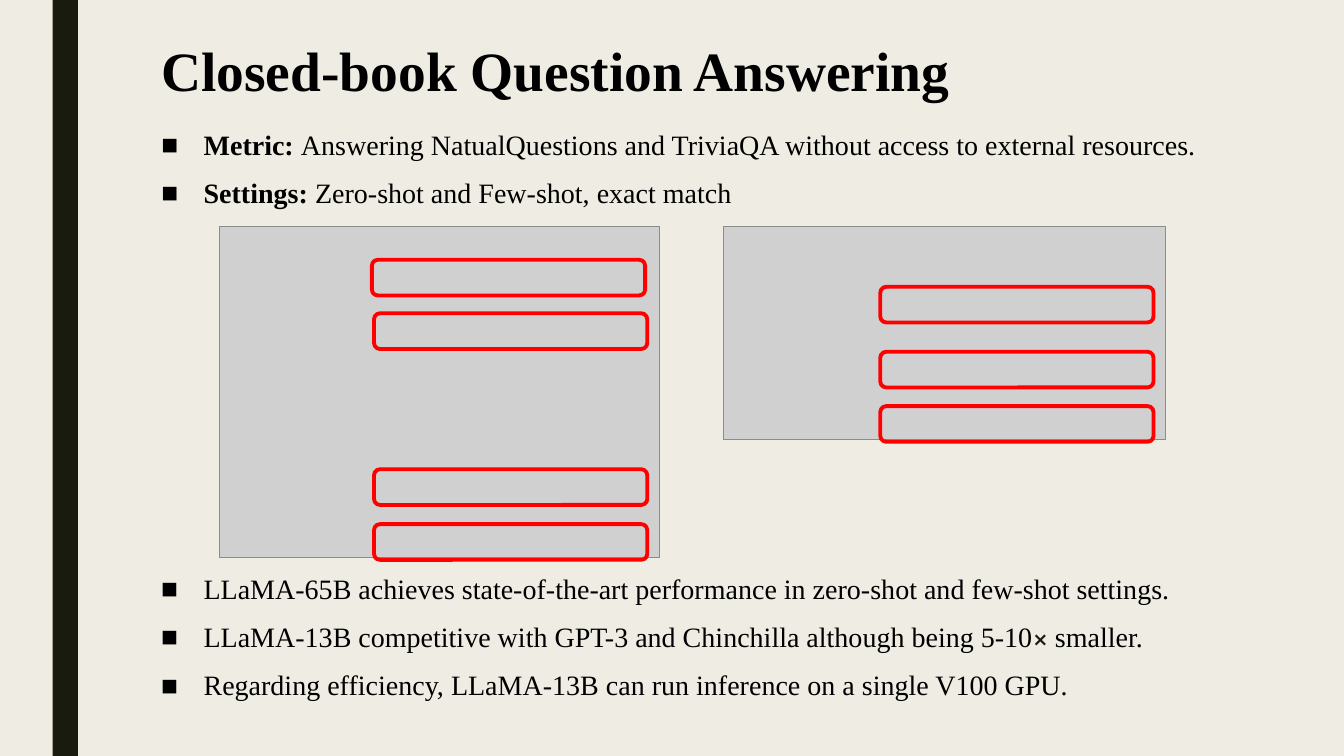
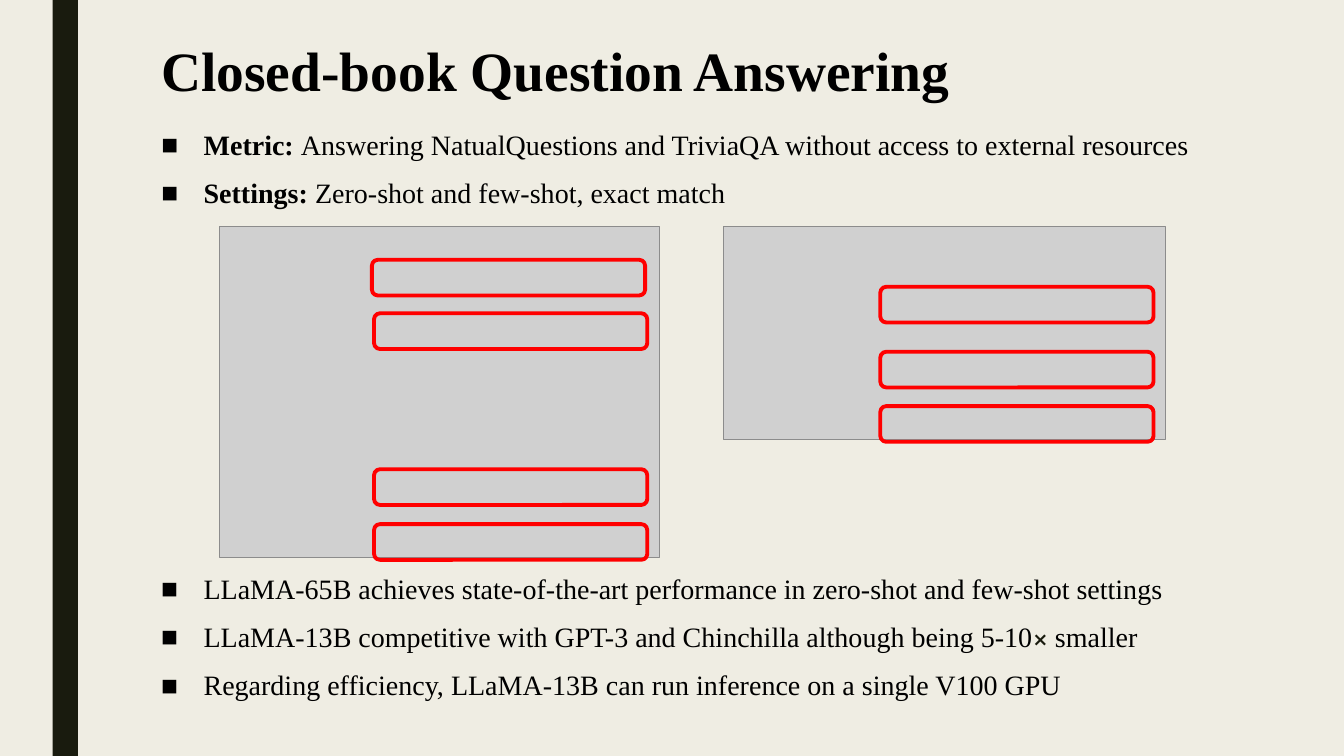
Before and after one commit to shlomi1993/llm-from-scratch, a slide deck: slide 11 of presentation/Lecture Slides.pptx. Drawn at 1344x756 pixels with LibreOffice and Linux fonts; fonts in the diff are those of the drawing; grey boxes stand for pictures. Boxes give left, top, right and bottom in pixels: in the first picture for what was removed or moved away, otherwise in the second. Text is boxed around its words. In the diff, an @@ line names an element or a change of style, - is before the commit and + after.

```diff
--- a/presentation/Lecture Slides.pptx
+++ b/presentation/Lecture Slides.pptx
@@ text at bbox=[204, 135, 1188, 209]: text changed @@
-■ Metric: Answering NatualQuestions and TriviaQA without access to external resources.
-■ Settings: Zero-shot and Few-shot, exact match
+■ Metric: Answering NatualQuestions and TriviaQA without access to external resources
+■ Settings: Zero-shot and few-shot, exact match
@@ text at bbox=[204, 579, 1163, 701]: text changed @@
-■ LLaMA-65B achieves state-of-the-art performance in zero-shot and few-shot settings.
-■ LLaMA-13B competitive with GPT-3 and Chinchilla although being 5-10× smaller.
-■ Regarding efficiency, LLaMA-13B can run inference on a single V100 GPU.
+■ LLaMA-65B achieves state-of-the-art performance in zero-shot and few-shot settings
+■ LLaMA-13B competitive with GPT-3 and Chinchilla although being 5-10× smaller
+■ Regarding efficiency, LLaMA-13B can run inference on a single V100 GPU
```
Also in this commit, not shown: 12 other slides changed, 3 other files.
